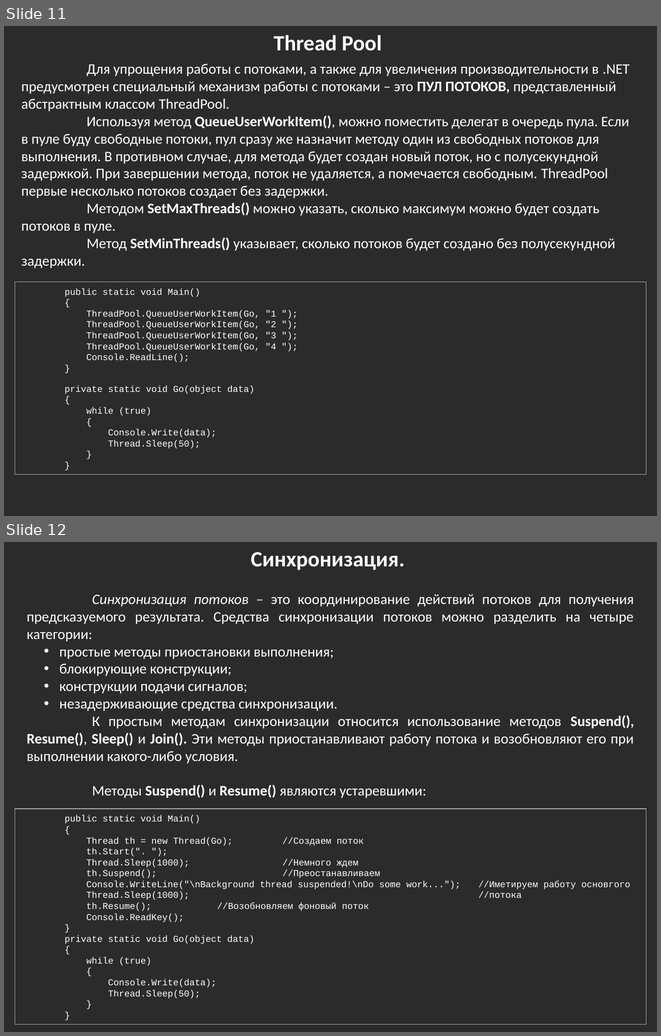
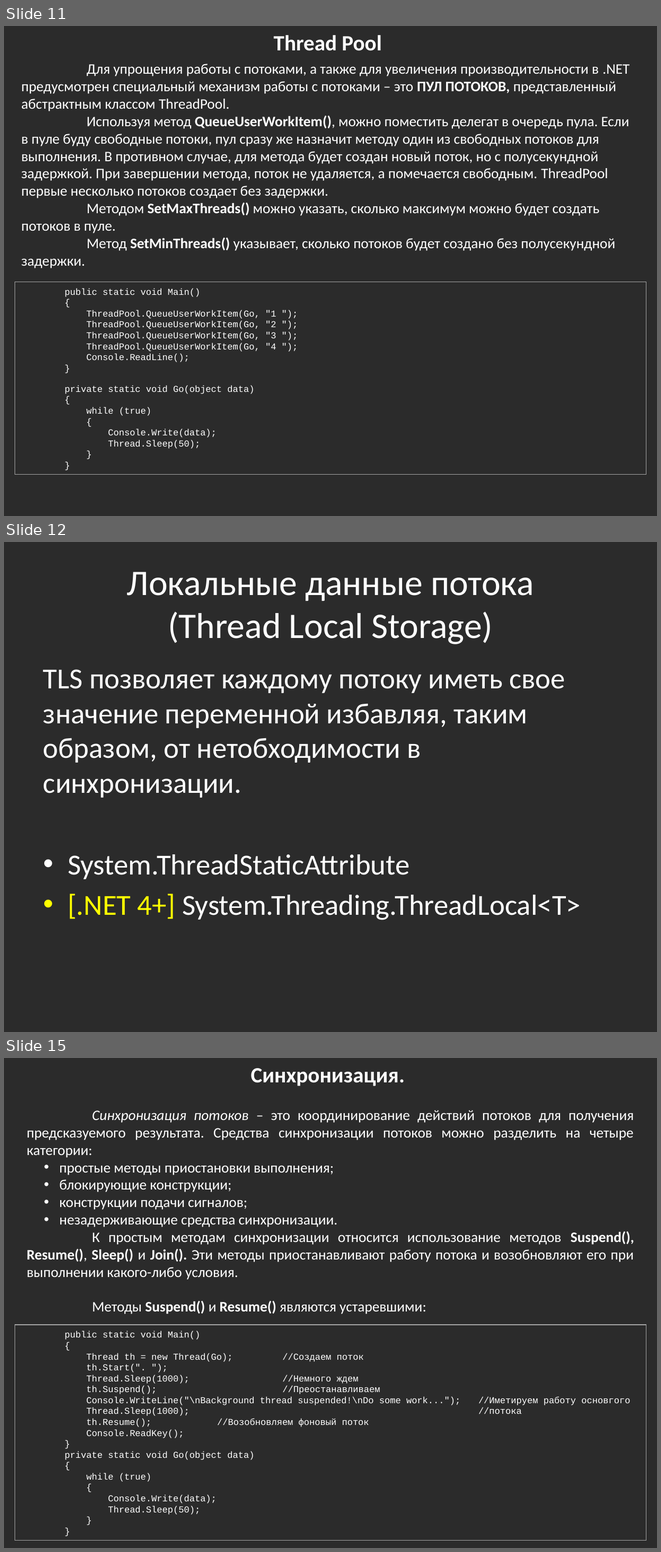
Before and after one commit to bazile/Training, a slide deck: Presentation/lesson-08-multithreading.pptx. Shown one above the other, each under a label of ours: slides 11 and 12 before the commit, slides 11, 12 and 15 after it; the slides between them are not shown. The pictures are 661x1036 and 661x1552 pixels, drawn with LibreOffice and Linux fonts; fonts in the diff are those of the drawing; background and template pictures are left out; a plain dark background stands for a picture behind light text. Boxes give left, top, right and bottom in pixels: in the first picture for what was removed or moved away, otherwise in the second. Text is boxed around its words. In the diff, an @@ line names an element or a change of style, - is before the commit and + after.

```diff
--- a/Presentation/lesson-08-multithreading.pptx
+++ b/Presentation/lesson-08-multithreading.pptx
@@ slide 12 added at [4,542,657,1032], background picture (left out) @@
@@ title added at [127,572,534,644], 39.6 pt, text #FFFFFF @@
+Локальные данные потока
+(Thread Local Storage)
@@ text added at [43,669,581,920], 32 pt, text #FFFFFF @@
+TLS позволяет каждому потоку иметь свое значение переменной избавляя, таким образом, от нетобходимости в синхронизации.
+• System.ThreadStaticAttribute
+• [.NET 4+] System.Threading.ThreadLocal<T>
@@ what was slide 12 is now slide 15 @@
```
Also in this commit, not shown: 1 slide changed, 3 other slides added, 1 other file.
